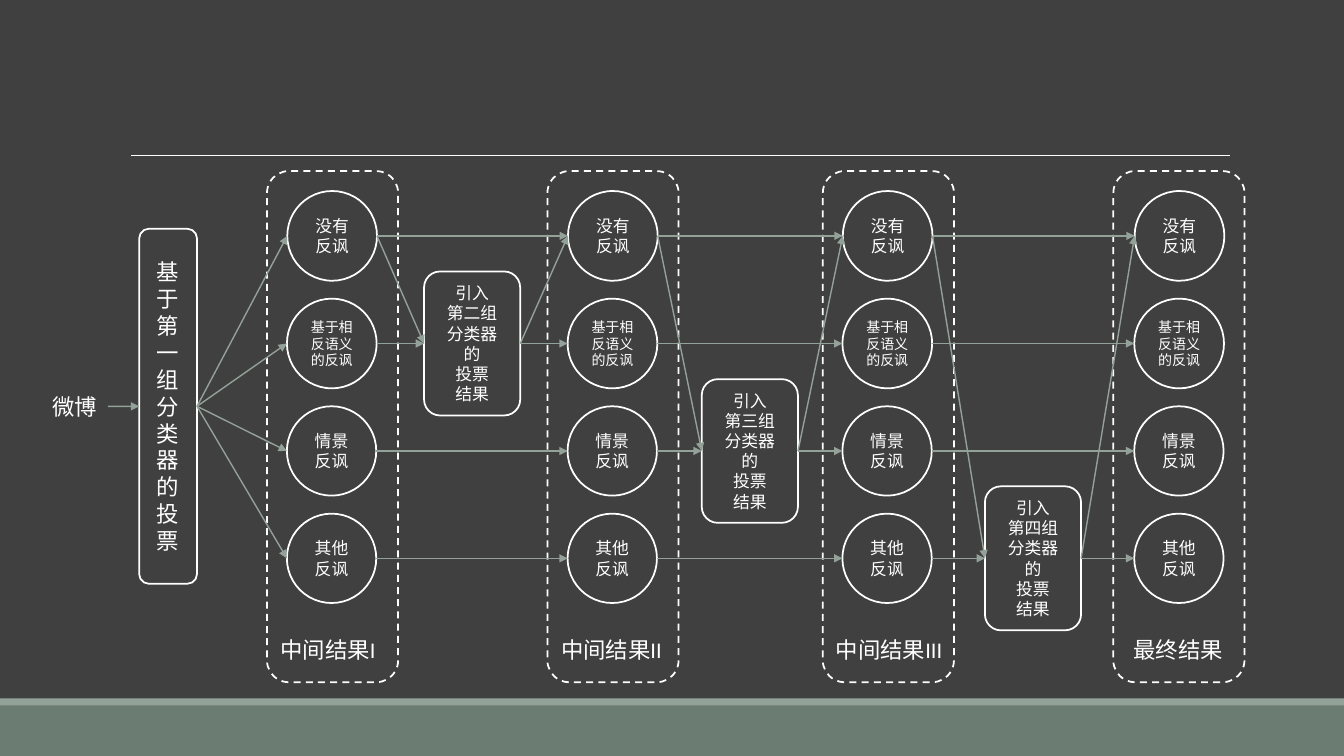
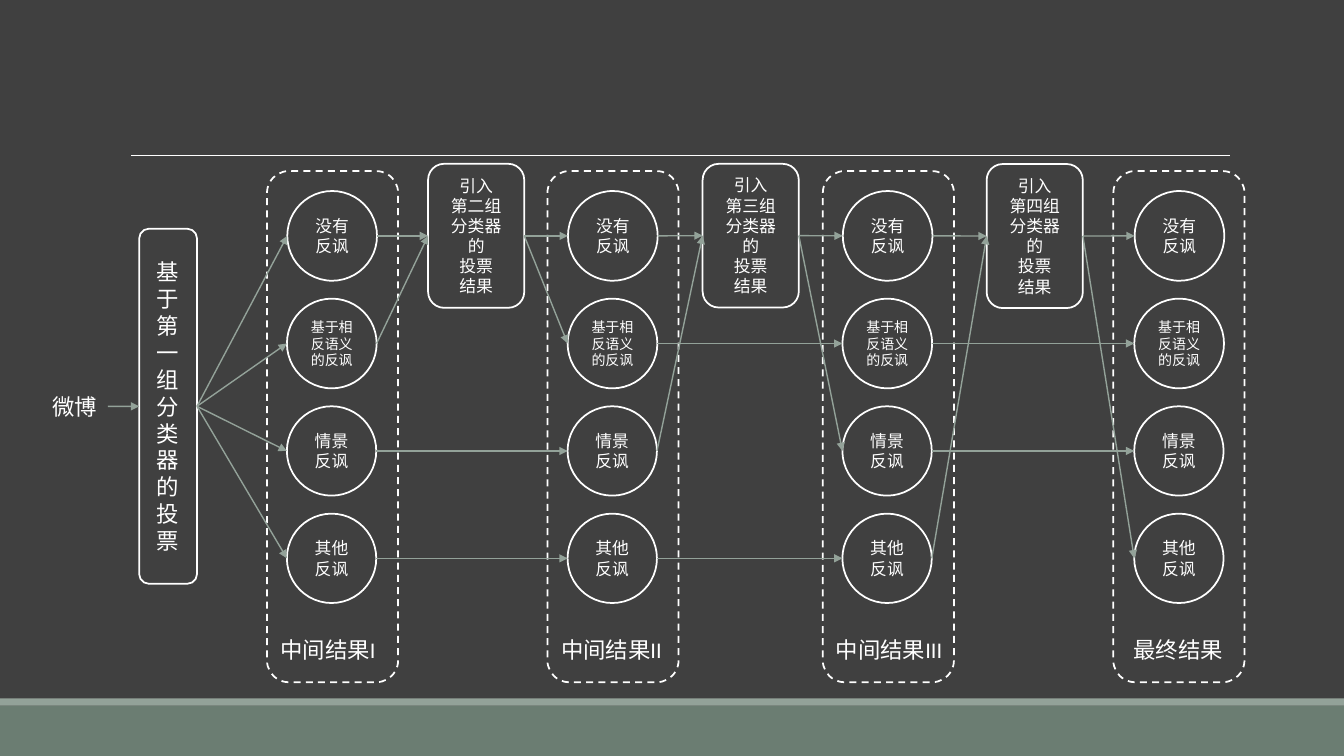
Before and after one commit to liangxh/grad2019, a slide deck: slide 23 of 计研163_梁锡豪_2016211014.pptx. Drawn at 1344x756 pixels with LibreOffice and Linux fonts; fonts in the diff are those of the drawing. Boxes give left, top, right and bottom in pixels: in the first picture for what was removed or moved away, otherwise in the second. Text is boxed around its words. In the diff, an @@ line names an element or a change of style, - is before the commit and + after.

```diff
--- a/计研163_梁锡豪_2016211014.pptx
+++ b/计研163_梁锡豪_2016211014.pptx
@@ rounded rectangle "引入": place and size @@
-rounded rectangle "引入" at (424,271,520,415)
+rounded rectangle "引入" at (429,164,524,309)
@@ rounded rectangle "引入": place and size @@
-rounded rectangle "引入" at (702,379,798,523)
+rounded rectangle "引入" at (703,164,799,309)
@@ rounded rectangle "引入": place and size @@
-rounded rectangle "引入" at (985,486,1081,630)
+rounded rectangle "引入" at (987,164,1083,309)
@@ arrow moved from (377, 344) - (424, 344) to (377, 344) - (429, 236) @@
@@ arrow moved from (377, 236) - (424, 344) to (377, 236) - (429, 236) @@
@@ arrow removed from (377, 236) to (568, 236) @@
@@ arrow moved from (520, 344) - (568, 236) to (524, 236) - (568, 236) @@
@@ arrow moved from (520, 344) - (568, 344) to (524, 236) - (568, 344) @@
@@ arrow moved from (657, 236) - (843, 236) to (657, 236) - (703, 236) @@
@@ arrow moved from (799, 451) - (843, 451) to (800, 236) - (843, 236) @@
@@ 4 arrows: place and size @@
-4 arrows at (657,236,1135,559)
+4 arrows at (657,236,1134,559)
@@ arrow moved from (933, 236) - (1135, 236) to (933, 236) - (987, 236) @@
@@ arrow moved from (1082, 559) - (1134, 559) to (1083, 236) - (1135, 236) @@
@@ arrow removed from (657, 451) to (702, 451) @@
@@ arrow removed from (932, 559) to (985, 559) @@
```
Also in this commit, not shown: 4 other files.
